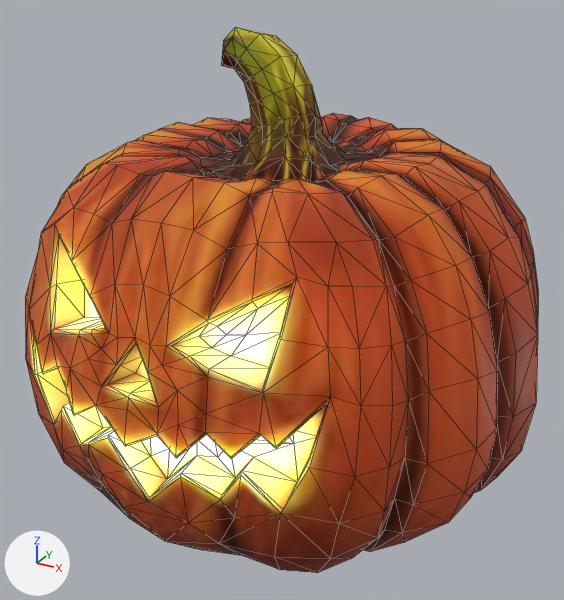
The glTF model cly3dj-dev/models/props/halloween_pumpkin.glb as it was, and as the next commit left it.
Both versions are drawn from a 50 mm lens placed at (0.0132, -0.0247, 0.0185), pointed at (-0.0001, -0.0005, 0.0063). Lighting does not change. The marker at lower left points along +X, +Y and +Z. The older version comes first. Mesh edges are drawn as thin lines. Where no turn or scale is listed for an object, it has been applied to the vertices.

Script lines for the objects in view, before the commit:
```python
mat_blinn1 = bpy.data.materials.new('blinn1')
mat_blinn1.use_nodes = True; mat_blinn1.node_tree.nodes.clear()
_N = mat_blinn1.node_tree.nodes; _L = mat_blinn1.node_tree.links
n0 = _N.new('ShaderNodeBsdfPrincipled'); n0.name = 'Principled BSDF'
n0.inputs[28].default_value = 2.484  # 'Emission Strength'
n1 = _N.new('ShaderNodeOutputMaterial'); n1.name = 'Material Output'
n2 = _N.new('ShaderNodeTexImage'); n2.name = 'Image Texture'
n2.image = img_image_0
n3 = _N.new('ShaderNodeTexImage'); n3.name = 'Image Texture.001'
n3.image = img_image_2
n4 = _N.new('ShaderNodeNormalMap'); n4.name = 'Normal Map'
n4.uv_map = 'UVMap'
n4.inputs[0].default_value = 0.3  # 'Strength'
n5 = _N.new('ShaderNodeTexImage'); n5.name = 'Image Texture.002'
n5.image = img_image_3
n6 = _N.new('ShaderNodeTexImage'); n6.name = 'Image Texture.003'
n6.image = img_image_1
_L.new(n0.outputs[0], n1.inputs[0])  # 'BSDF' to 'Surface'
_L.new(n2.outputs[0], n0.inputs[0])  # 'Color' to 'Base Color'
_L.new(n3.outputs[0], n0.inputs[27])  # 'Color' to 'Emission Color'
_L.new(n4.outputs[0], n0.inputs[5])  # 'Normal' to 'Normal'
_L.new(n5.outputs[0], n4.inputs[1])  # 'Color' to 'Color'
_L.new(n6.outputs[0], n0.inputs[14])  # 'Color' to 'Specular Tint'
me_pumpkin_blinn1_0 = bpy.data.meshes.new('Pumpkin_blinn1_0')
me_pumpkin_blinn1_0.from_pydata(...)  # 842 vertices, 1680 faces; spans x -0.01..0.0097, y -0.0097..0.0099, z -0.0011..0.0162
me_pumpkin_blinn1_0.materials.append(mat_blinn1)
ob_pumpkin_blinn1_0 = bpy.data.objects.new('Pumpkin_blinn1_0', me_pumpkin_blinn1_0)
ob_pumpkin_blinn1_0.location = (0.0, 0.0, 0.0)
```
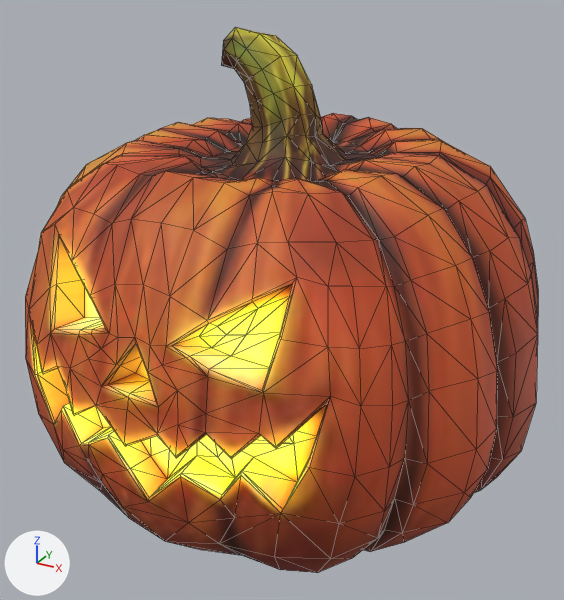
What differs and where, as boxes (x1, y1, x2, y2) in the pictures (564 x 600 px):
'Pumpkin_blinn1_0', surface changed: (28, 30, 530, 543) in both

Patch to the scene script:
```diff
--- a/cly3dj-dev/models/props/halloween_pumpkin.glb.py
+++ b/cly3dj-dev/models/props/halloween_pumpkin.glb.py
@@ mat_blinn1 @@
 mat_blinn1 = bpy.data.materials.new('blinn1')
-# nodes: BsdfPrincipled, NormalMap, OutputMaterial, TexImage x4
+# nodes: BsdfPrincipled, Mix, NormalMap, OutputMaterial, TexImage x3
+# colours: orange #ffbc3f
 # uses the picture img_image_0
-# uses the picture img_image_1
 # uses the picture img_image_2
```
